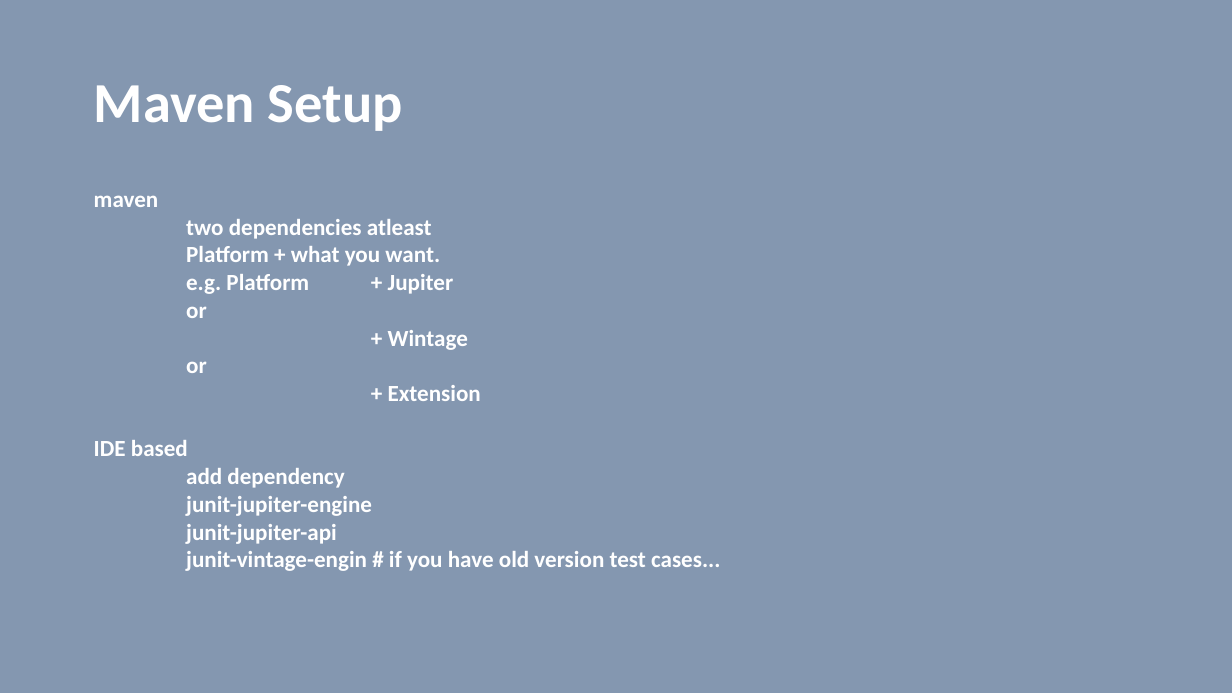
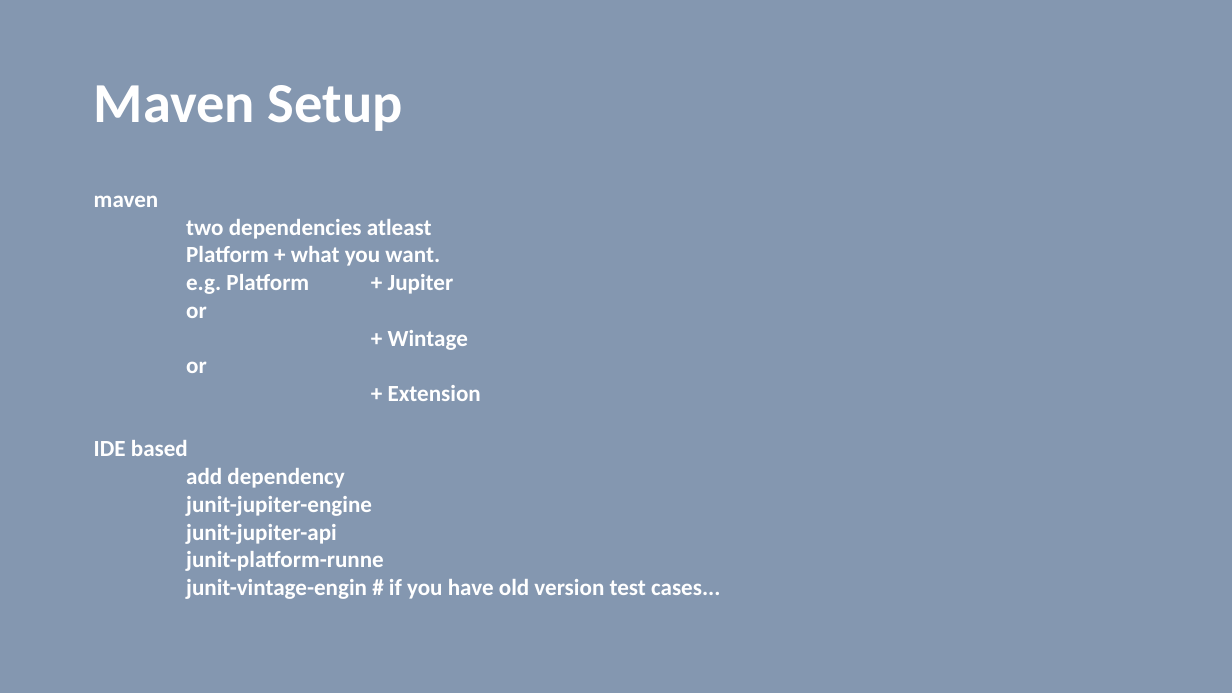
Before and after one commit to vilasvarghese/microservices, a slide deck: slide 21 of training/day3/Day3.pptx (slide 23 before the commit). Drawn at 1232x693 pixels with LibreOffice and Linux fonts; fonts in the diff are those of the drawing. Boxes give left, top, right and bottom in pixels: in the first picture for what was removed or moved away, otherwise in the second. Text is boxed around its words. In the diff, an @@ line names an element or a change of style, - is before the commit and + after.

```diff
--- a/training/day3/Day3.pptx
+++ b/training/day3/Day3.pptx
@@ text at [186,551,384,571]: paragraph added @@
+junit-platform-runne
```
Also in this commit, not shown: 3 other slides changed, 2 slides removed, 8 other files.
